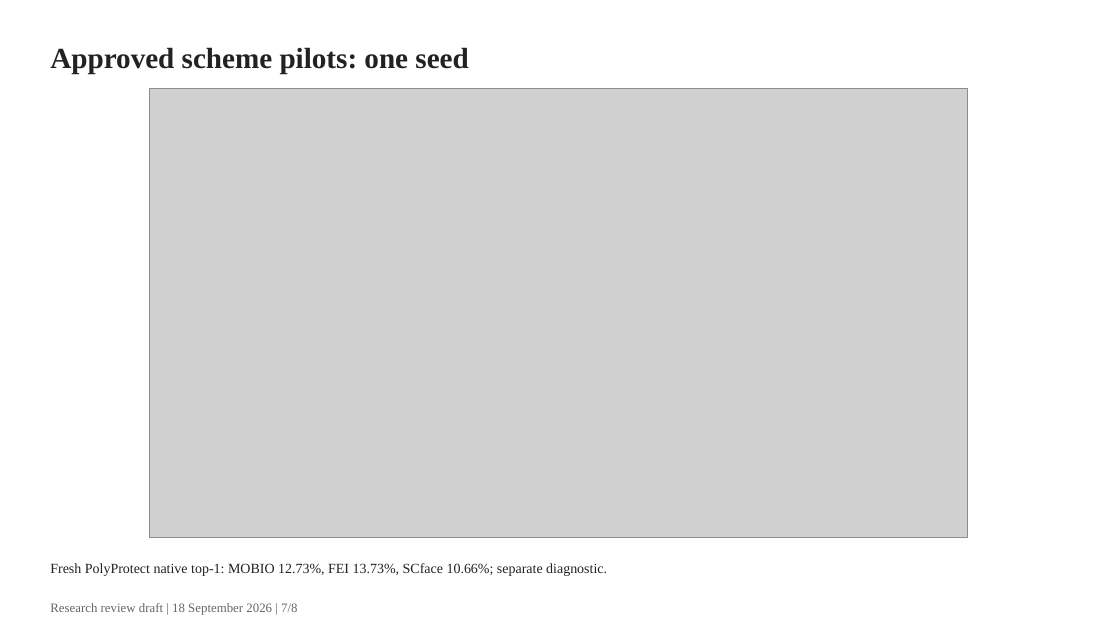
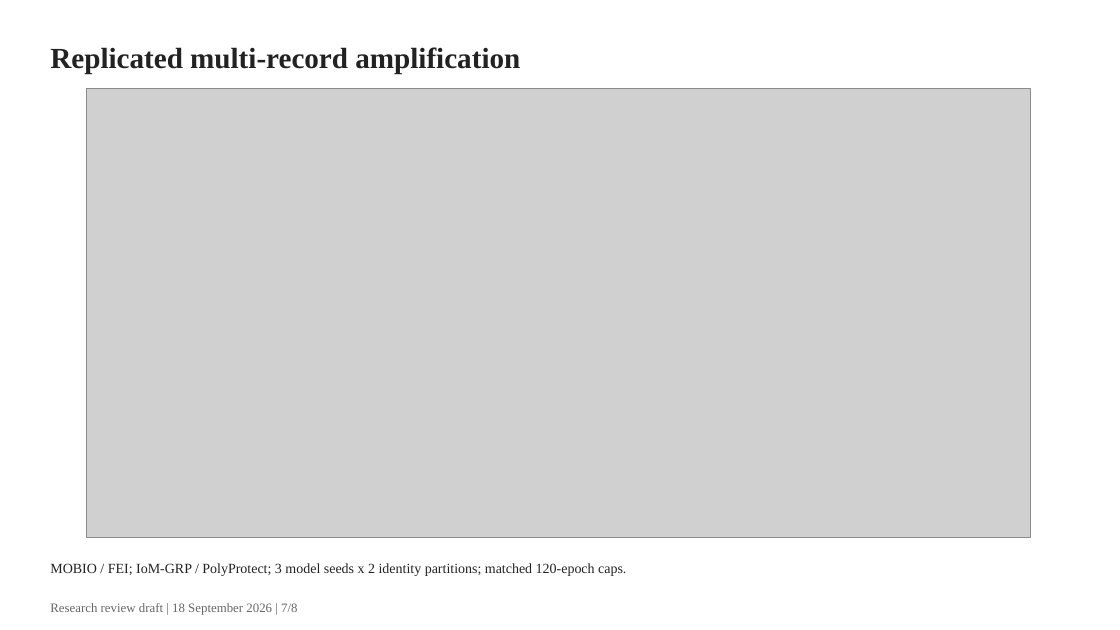
Before and after one commit to gigioneggiando/biometric-template-leakage, a slide deck: slide 7 of reports/slides/research_review.pptx. Drawn at 1120x630 pixels with LibreOffice and Linux fonts; fonts in the diff are those of the drawing; grey boxes stand for pictures. Boxes give left, top, right and bottom in pixels: in the first picture for what was removed or moved away, otherwise in the second. Text is boxed around its words. In the diff, an @@ line names an element or a change of style, - is before the commit and + after.

```diff
--- a/reports/slides/research_review.pptx
+++ b/reports/slides/research_review.pptx
@@ text at <box>50,47,520,73</box>: text changed @@
-Approved scheme pilots: one seed
+Replicated multi-record amplification
@@ picture: place and size @@
-picture at <box>150,88,968,538</box>
+picture at <box>87,88,1030,538</box>
@@ text at <box>50,563,626,576</box>: text changed @@
-Fresh PolyProtect native top-1: MOBIO 12.73%, FEI 13.73%, SCface 10.66%; separate diagnostic.
+MOBIO / FEI; IoM-GRP / PolyProtect; 3 model seeds x 2 identity partitions; matched 120-epoch caps.
```
Also in this commit, not shown: 3 other slides changed, 1 slide added, 1 slide removed, 55 other files.
